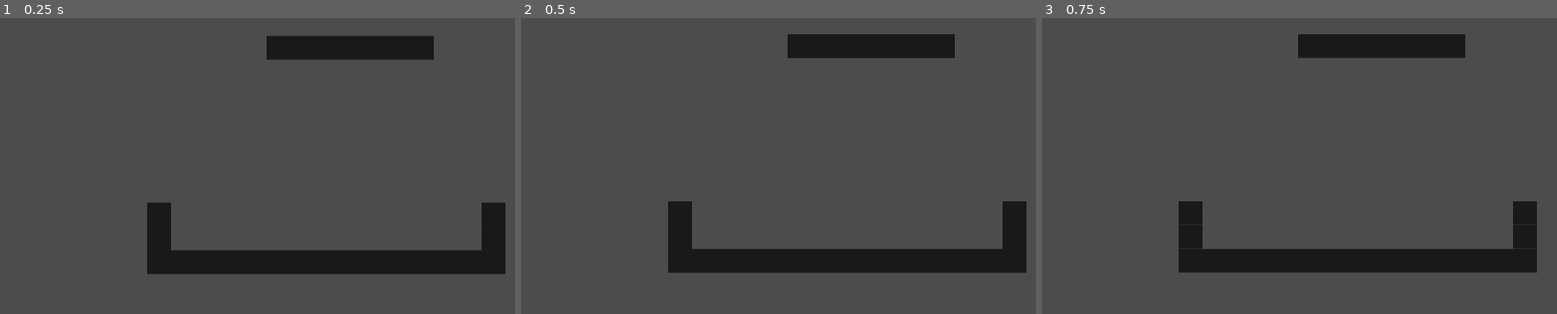
Above: before the commit, frames 1-3 (left to right).
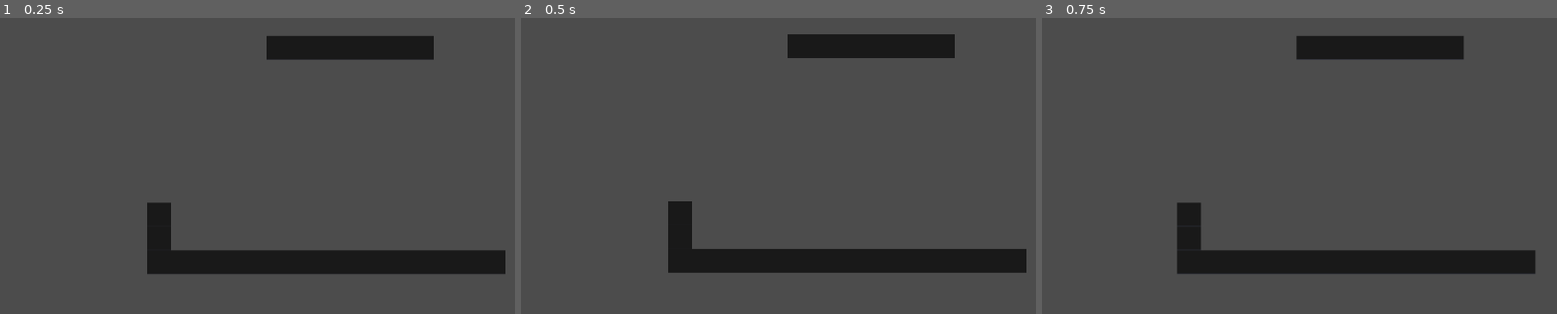
Above: after the commit, the same moments.

Repository: revanj/GameBuildersGJ1
Game: Godot game, scene res://World.tscn
Same seed, same stepped clock (60 frames per second), same inputs: the game is played once before the commit and once after it.
Inputs (mouse positions are in pixels of both pictures, inside the frame that each line leads up to):
- Up to frame 1 (0.25 s): no input
- Up to frame 2 (0.5 s): no input
- Up to frame 3 (0.75 s): move the mouse to (outside the picture) at 0.52 s; hold Right (ui_right) from 0.53 s (still down); click (outside the picture) at 0.67 s

The runs differ from the first frame. In frame 1, 0.7% of the frame differs, in the area x 93-99%, y 62-79%; in frame 2, 0.7%; in frame 3, 2.0%, in the area x 26-97%, y 5-87%.

Commit message:
Changed to rope-like grapple, increase player mass and acceleration so the player isn't weightless compare to the long and heavy rope

Diff:
--- a/Player.gd
+++ b/Player.gd
@@ -1,11 +1,11 @@
 extends RigidBody2D
 
-const ACCELERATION = 10
+const ACCELERATION = 200
 const GRAVITY = 10
 const MAX_SPEED = 300
 const GRAPPLE_LENGTH = 500
 
-
+var rope = []
 
 func move_right_left():
 	if Input.is_action_pressed("ui_right"):
@@ -13,6 +13,33 @@
 	elif Input.is_action_pressed("ui_left"):
 		apply_central_impulse(Vector2(-ACCELERATION, 0))
 
+func add_section(previous_node, pos):
+	var section = RigidBody2D.new()
+	previous_node.add_child(section)
+	rope.append(section)
+	section.mass = 0.01
+	section.weight = 5
+	section.gravity_scale = 0
+	section.angular_damp = 0
+	section.linear_damp = 0
+	for r in rope:
+		section.add_collision_exception_with(r)
+
+	var shape = CollisionShape2D.new()
+	shape.shape = CircleShape2D.new()
+	shape.shape.radius = 4
+	section.add_child(shape)
+
+
+	var grapple = PinJoint2D.new()
+	section.add_child(grapple)
+
+	section.global_position = pos
+
+	grapple.set_node_a(previous_node.get_path())
+	grapple.set_node_b(section.get_path())
+
+	return section
 
 func grapple():
 	var mousepos = get_global_mouse_position()
@@ -21,7 +48,7 @@
 	var max_grapple_position = (mousepos - global_position)
 	max_grapple_position = max_grapple_position/max_grapple_position.length()*GRAPPLE_LENGTH + global_position
 
-	var result = space_state.intersect_ray(global_position, max_grapple_position, [self])
+	var result = space_state.intersect_ray(global_position, max_grapple_position, rope)
 
 	if result:
 		var world = get_node("/root/World")
@@ -33,13 +60,27 @@
 		node.name = "grapple point"
 		world.add_child(node)
 
+		var currentpos = result.position
+		var direction = self.global_position - result.position
+		var long = direction.length()
+		direction = direction / direction.length()
+		var currentnode = node
+
+		rope.append(node)
+		rope.append(self)
+		for i in range(long/4):
+			currentnode = add_section(currentnode, currentpos)
+			currentpos = currentpos + direction*4
+
+
 		var grapple = PinJoint2D.new()
-		node.add_child(grapple)
+		currentnode.add_child(grapple)
 
-		node.position = result.position
+		currentnode.global_position = currentpos
 
-		grapple.set_node_a(node.get_path())
+		grapple.set_node_a(currentnode.get_path())
 		grapple.set_node_b(self.get_path())
+
 		print("Grappled ")
 
 func _input(event):
--- a/World.tscn
+++ b/World.tscn
@@ -13,11 +13,11 @@
 tile_set = ExtResource( 1 )
 cell_size = Vector2( 32, 32 )
 format = 1
-tile_data = PoolIntArray( -458754, 0, 0, -458753, 0, 0, -524288, 0, 0, -524287, 0, 0, -524286, 0, 0, -524285, 0, 0, -524284, 0, 0, -7, 0, 0, -65529, 0, 0, 65529, 0, 0, 7, 0, 0, 131065, 0, 0, 131066, 0, 0, 1310 …(170 unchanged characters)…
+tile_data = PoolIntArray( -458754, 0, 0, -458753, 0, 0, -524288, 0, 0, -524287, 0, 0, -524286, 0, 0, -524285, 0, 0, -524284, 0, 0, -7, 0, 0, 65529, 0, 0, 131065, 0, 0, 131066, 0, 0, 1310 …(170 unchanged characters)…
 
 [node name="RigidBody2D" parent="." instance=ExtResource( 2 )]
 position = Vector2( 90.5322, 19.3793 )
-mass = 0.322449
+mass = 9.37
 physics_material_override = SubResource( 1 )
 gravity_scale = 4.62
 linear_damp = 2.5
